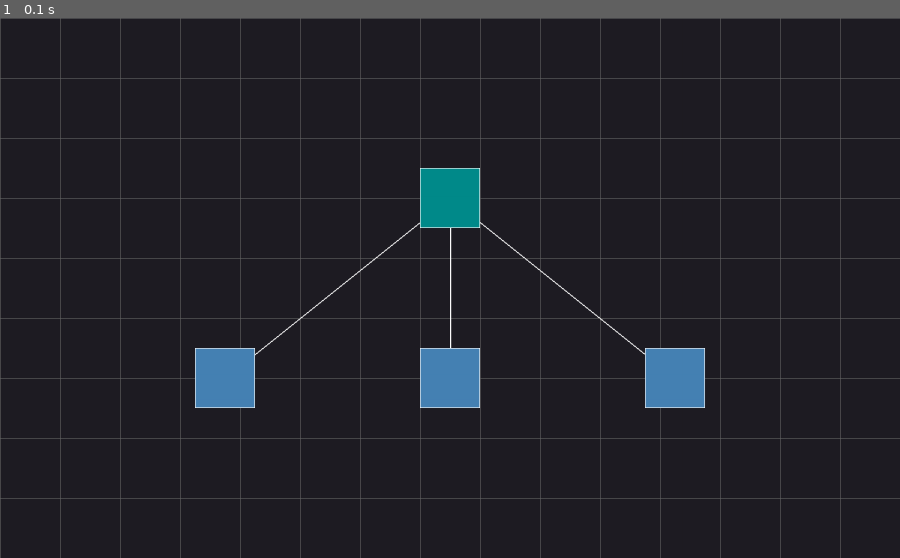
Above: before the commit, frame 1.
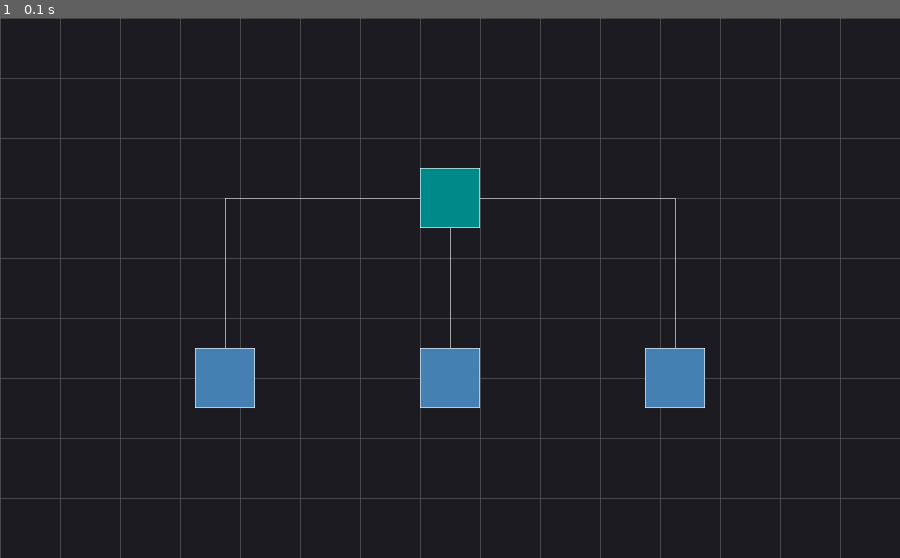
Above: after the commit, the same moment.

Repository: enochkung/mneme
Game: pygame game, started from pygame_diagram.py
Same seed, same stepped clock (60 frames per second), same inputs: the game is played once before the commit and once after it.
Inputs:
- Up to frame 1 (0.1 s): no input

The runs differ from the first frame. In frame 1, 0.3% of the frame differs, in the area x 25-76%, y 33-63%.

Commit message:
Orthogonal lines at most 2 segments

Diff:
--- a/cartograph.py
+++ b/cartograph.py
@@ -48,9 +48,20 @@
         self.target_object = targetScript
         self.colour = ColourConstants.WHITE
 
-    def draw(self, session):
-        pygame.draw.line(session, self.colour, self.source_object.screen_center,
-                         self.target_object.screen_center, width=2)
+    def draw(self, session, segments=None):
+        source_loc = self.source_object.screen_center
+        target_loc = self.target_object.screen_center
+        if any(source_loc[i] == target_loc[i] for i in range(2)) and segments is None:
+            segments = 1
+        else:
+            segments = 2
+
+        if segments == 1:
+            pygame.draw.line(session, self.colour, source_loc, target_loc)
+            return
+        if segments == 2:
+            pygame.draw.line(session, self.colour, source_loc, (source_loc[0], target_loc[1]))
+            pygame.draw.line(session, self.colour, (source_loc[0], target_loc[1]), target_loc)
 
 
 class Cartograph:
